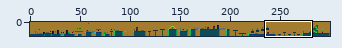
One commit to this sprite sheet: resources/images/1.png. Above, an overview of the earlier version with the close-up marked.
Close-up. Old version:
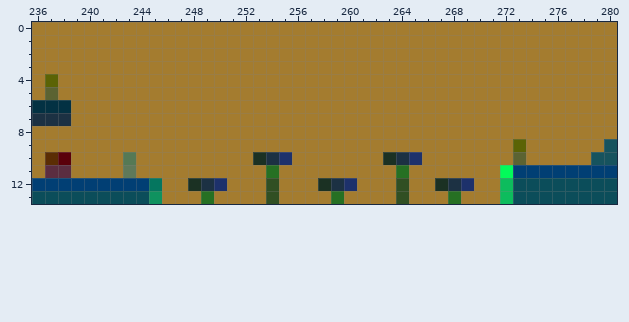
The file is 300x14 pixels. Colours within 5 levels of each other are drawn and written as one. Shown: x 236..280, y 0..13. The commit also changed other parts of the picture, which this record leaves out.
The same view after the edit:
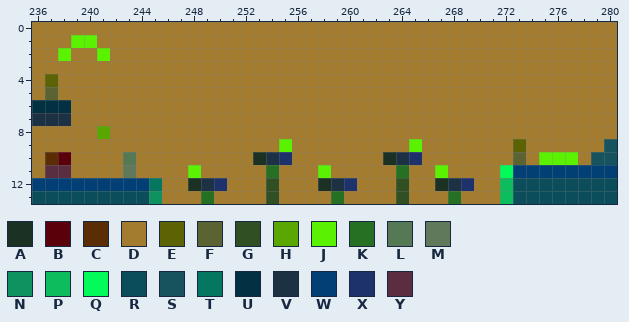
Palette (. is transparent): A #1b3123  B #5a000a  C #5b2d04  D #a47c2f  E #5b6305  F #5b6332  G #304f23  H #5ba701  J #5af200  K #267023  L #557955  M #5f795a  N #0f925f  P #0dbc5d  Q #03fb5a  R #0b4d5a  S #16535e  T #05765f  U #033143  V #1c3143  W #013f74  X #1d316b  Y #5b2d40
What changed:
Colour D gives way to colour H in row 8 at x 241.
Colour D gives way to colour J in row 1 at x 239 to 240; in row 2 at x 238 and 241; in row 9 at x 255 and 265; in row 10 at x 275 to 277; in row 11 at x 248, 258 and 267.
Boxes around the changes in both close-ups, in picture pixels (x1, y1, x2, y2):
changed: (58, 35, 110, 61)
changed: (97, 126, 110, 139)
changed: (279, 139, 331, 178)
changed: (409, 139, 448, 178)
changed: (539, 152, 578, 165)
changed: (188, 165, 201, 178)
